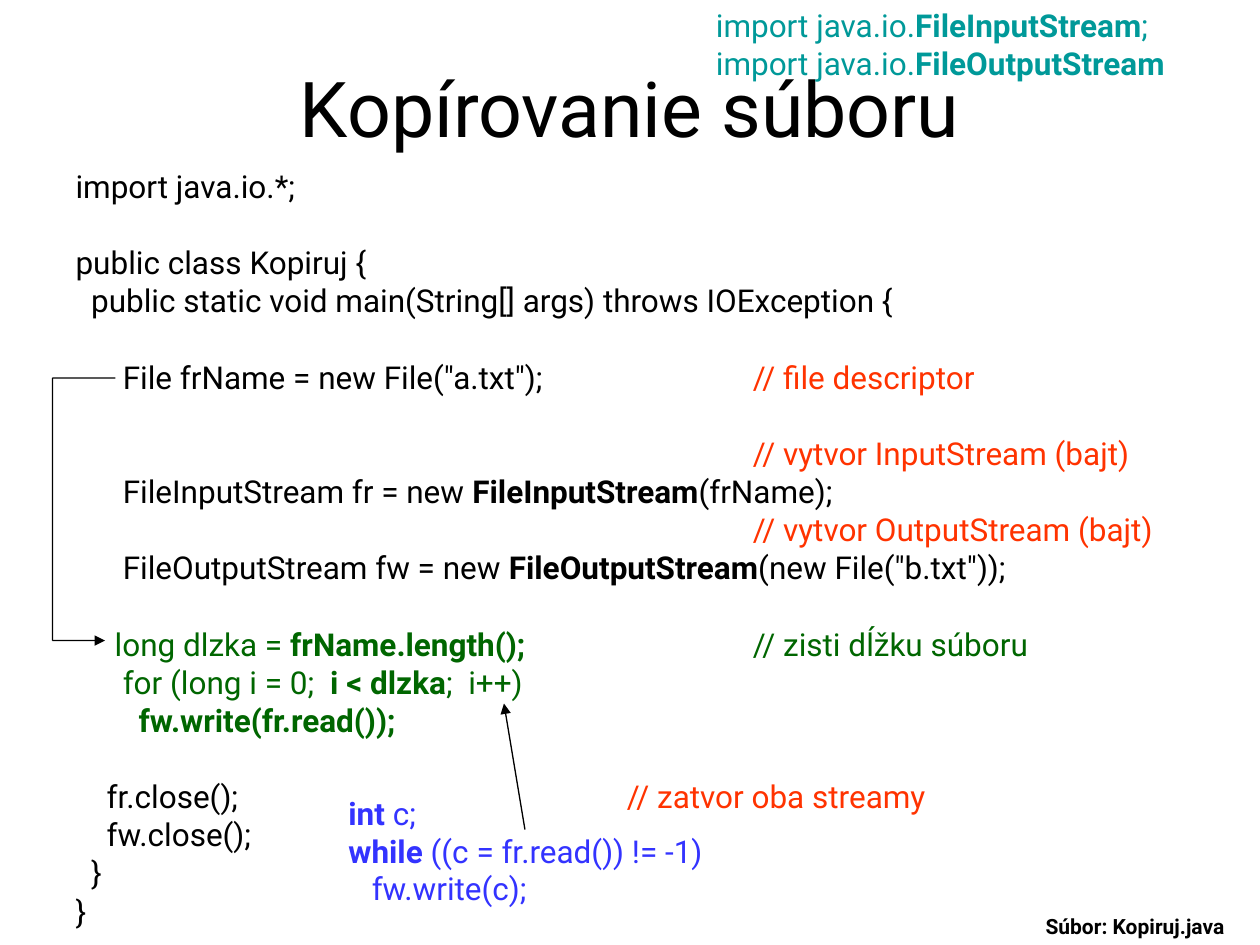
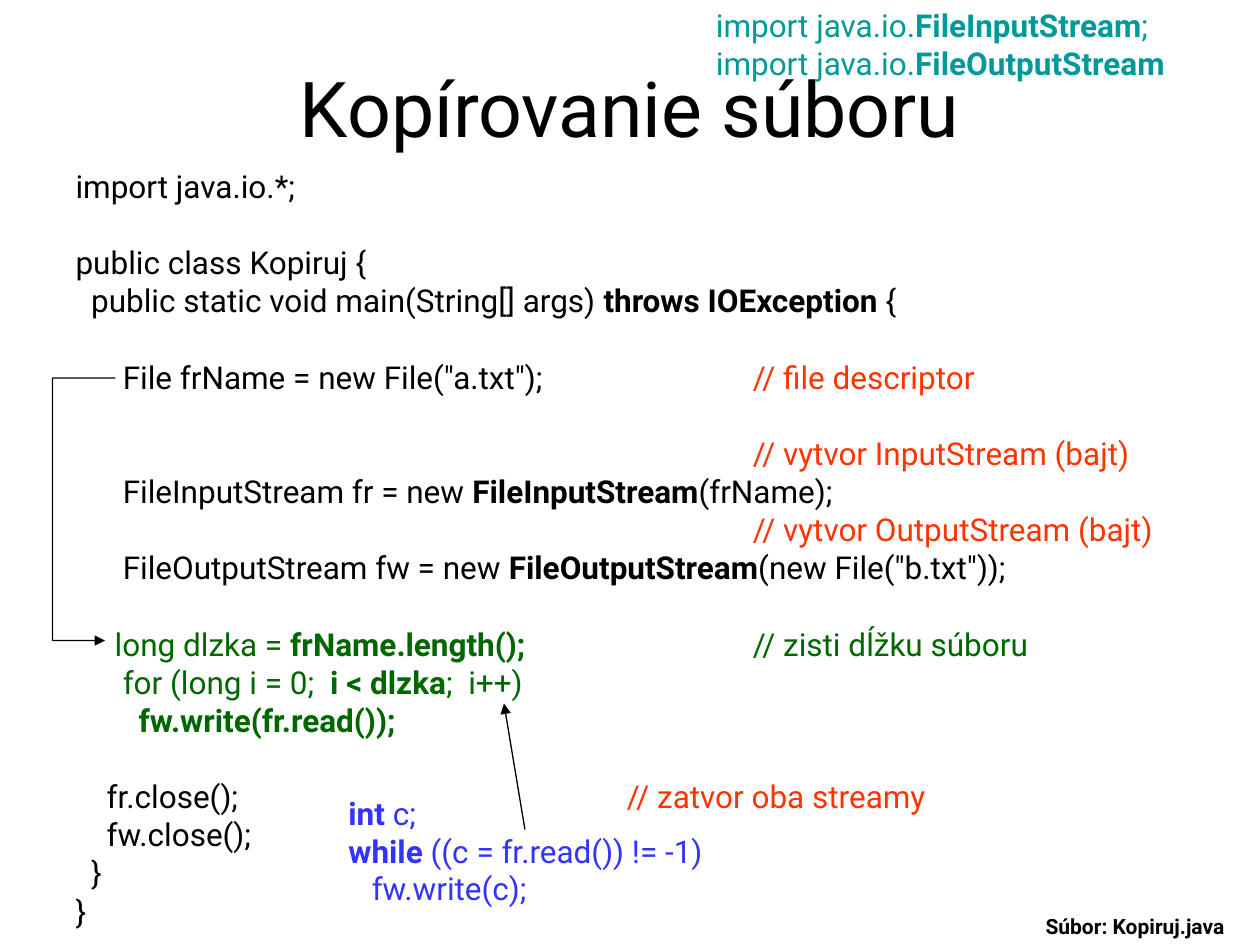
Before and after one commit to Programovanie4/Prednasky, a slide deck: slide 15 of 07/07_java.ppt. Drawn at 1260x945 pixels with LibreOffice and Linux fonts; fonts in the diff are those of the drawing. Boxes give left, top, right and bottom in pixels: in the first picture for what was removed or moved away, otherwise in the second. Text is boxed around its words. In the diff, an @@ line names an element or a change of style, - is before the commit and + after.

```diff
--- a/07/07_java.ppt
+++ b/07/07_java.ppt
@@ text at (91, 286, 878, 319): bold on in "throws IOException" @@
```
Also in this commit, not shown: 10 other slides changed, 2 slides added, 3 other files.
